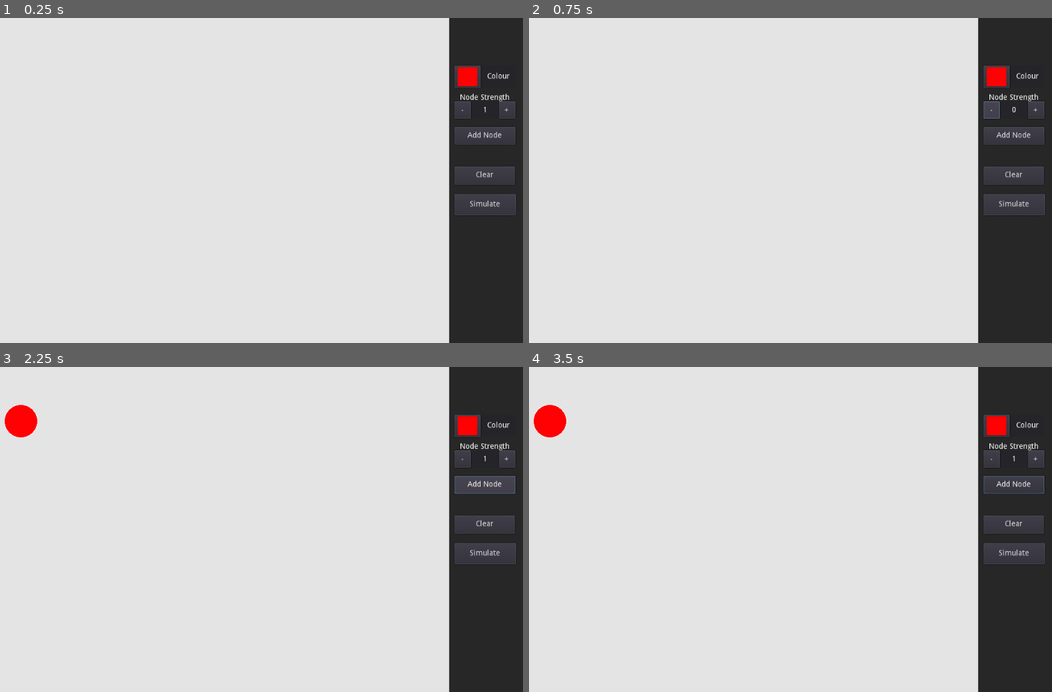
Above: before the commit, frames 1-4 (two rows, left to right).
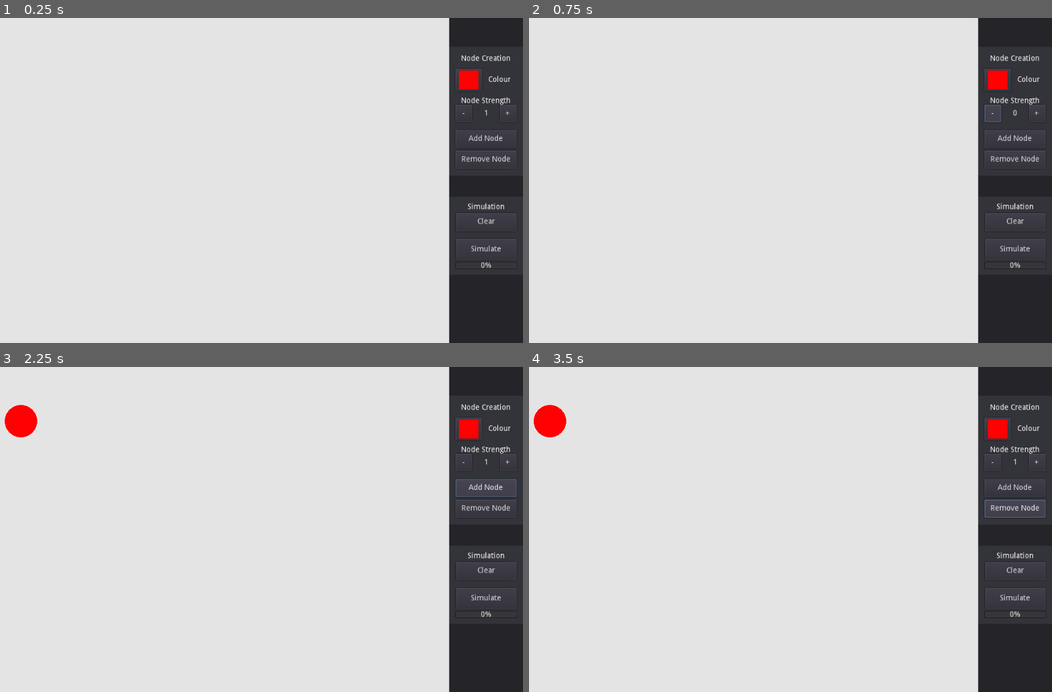
Above: after the commit, the same moments.

Repository: AngusJull/Charge-Simulation
Game: Godot game, scene res://Main Scene.tscn
The game is run twice, just before and just after one commit, with the same random seed, the same clock (stepped at 60 frames per second) and the same inputs.
Inputs (mouse positions are in pixels of both pictures, inside the frame that each line leads up to):
- Up to frame 1 (0.25 s): no input
- Up to frame 2 (0.75 s): click "-" at 0.5 s
- Up to frame 3 (2.25 s): click "+" at 1.25 s; click "Add Node" at 2 s
- Up to frame 4 (3.5 s): click (1015, 510) at 2.75 s, where only the run after the commit has a clickable "Remove Node"

The runs differ from the first frame. In frame 1, 2.7% of the frame differs, in the area x 86-99%, y 11-77%; in frame 2, 2.8%; in frame 3, 2.8%; in frame 4, 2.8%.

Commit message:
Major Tweaks, Some redesign
I made some major changes to how multithreading is done, added a couple new UI elements, did my best to speed up the code, and exported the new project. this charge simulation is done for now!

Diff:
--- a/Godot Creations/Node Manager.gd
+++ b/Godot Creations/Node Manager.gd
@@ -8,6 +8,7 @@
 
 func _ready():
 	$"../UI".connect("newNodeRequested", self, "on_UI_NodeRequest")
+	$"../UI".connect("nodeRemovalRequested", self, "on_UI_NodeRemove")
 
 
 func _process(_delta):
@@ -54,3 +55,12 @@
 position to that of the mouse"""
 func on_UI_NodeRequest(strength, colour):
 	createNode(strength, colour).position = Vector2(100, 100)
+
+func on_UI_NodeRemove():
+	if(selectedNode != null):
+		#removing the slected node from the list of nodes
+		nodes.erase(selectedNode)
+		#deleting the node
+		selectedNode.queue_free()
+		#unselecting the node
+		selectedNode = null
--- /dev/null
+++ b/Godot Creations/ProgressBar.gd
@@ -0,0 +1,4 @@
+extends ProgressBar
+
+func _process(_delta):
+	self.value = $"/root/MainScene/Simulation Manager/Simulator".progress
--- /dev/null
+++ b/Godot Creations/Secondary Pannel Style.tres
@@ -0,0 +1,4 @@
+[gd_resource type="StyleBoxFlat" format=2]
+
+[resource]
+bg_color = Color( 0.203461, 0.203461, 0.230469, 1 )
--- a/Godot Creations/Simulator.gd
+++ b/Godot Creations/Simulator.gd
@@ -6,10 +6,26 @@
 var screenTexture
 #Nodes will store the instantiated nodes in the game
 var nodes = []
+#Will store a copy of nodes when the simulation is running to stop changes to the data
+var nodesCopy = []
+
+var running = false
+var threadsFinished = 0
+var progress = 0
+#Stores the number of columns that have been filled so far
+var columnsFilled = 0
+
+#Mutex for threadsFinsihed
+var tfMutex
+#Mutex for columnsFilled
+var cfMutex
 
 var thread1
 var thread2
 var thread3
+
+var time1
+
 
 # Called when the node enters the scene tree for the first time.
 func _ready():
@@ -18,18 +34,43 @@
 	createScreen()
 	createScreenTexture()
 
+	tfMutex = Mutex.new()
+	cfMutex = Mutex.new()
 	thread1 = Thread.new()
 	thread2 = Thread.new()
 	thread3 = Thread.new()
 
 # warning-ignore:return_value_discarded
-	$"/root/MainScene/UI/Simulate Button".connect("startSimulation", self, "on_startSimulation")
+	$"/root/MainScene/UI/Simulation Block/Simulate Button".connect("startSimulation", self, "on_startSimulation")
 # warning-ignore:return_value_discarded
-	$"/root/MainScene/UI/Clear Screen".connect("pressed", self, "on_Clear_pressed")
+	$"/root/MainScene/UI/Simulation Block/Clear Screen".connect("pressed", self, "on_Clear_pressed")
+
+func _process(_delta):
+	if (running):
+		if (threadsDone()):
+			running = false
+			thread1.wait_to_finish()
+			thread2.wait_to_finish()
+			thread3.wait_to_finish()
+
+			screen.unlock()
+			#Creating the new texture and updating the draw function
+			createScreenTexture()
+			update()
+			print(float(OS.get_ticks_msec() - time1) / 1000.0)
+			progress = 100
+		else:
+			#Screen width multiplied by 3, since each thread (which there are three of) reports each column once
+			progress = (columnsFilled / float((OS.window_size.x - 68) * 3)) * 100
+
 
 func on_startSimulation():
+	if (running):
+		return
+	time1 = OS.get_ticks_msec()
 	#Getting the list of nodes
 	nodes = $"..".nodes
+	copyNodes()
 	#Deselecting the node which is selected
 	if ($"..".selectedNode != null):
 		$"..".selectedNode.selected = false
@@ -38,46 +79,40 @@
 	createScreen()
 	#Locking the screen so it can be written to, drawing on the screen, then unlocking it
 	screen.lock()
-	multithreadedDraw(20)
-	screen.unlock()
-	#Creating the new texture and updating the draw function
-	createScreenTexture()
-	update()
+	threadsFinished = 0
+	columnsFilled = 0
+	progress = 0
+	multithreadedDraw()
+
 
 #Partitions the screen into vertical elements, then starts two threads which split up the partitions.
-func multithreadedDraw(partitions):
-	if (nodes.size() != 0):
-		#The constant represents half the sidebar size, meaning the texture will go slightly over.
-		var xWidth = int((OS.window_size.x - 68) / partitions)
+func multithreadedDraw():
+	running = true
+	if (nodesCopy.size() != 0):
+		#The 68 represents half the sidebar size, meaning the texture will go slightly over.
+		var screenWidth = OS.window_size.x - 68
 		var screenHeight = OS.window_size.y
-		var partition = 0
-		while (partition < partitions):
-			#Starting the first thread, incrementing the partition number
-			thread1.start(self, "threadCalculatePixels", [Vector2(xWidth * partition, 0), Vector2(xWidth * partition + xWidth, screenHeight)])
-			partition += 1
-			#Checking if there are more partitions to take care of
-			if (partition < partitions):
-				thread2.start(self, "threadCalculatePixels", [Vector2(xWidth * partition, 0), Vector2(xWidth * partition + xWidth, screenHeight)])
-				partition += 1
-			if (partition < partitions):
-				thread3.start(self, "threadCalculatePixels", [Vector2(xWidth * partition, 0), Vector2(xWidth * partition + xWidth, screenHeight)])
-				partition += 1
-			#Putting the main thread to work as well, since it would be idle anyways
-			if (partition < partitions):
-				threadCalculatePixels([Vector2(xWidth * partition, 0), Vector2(xWidth * partition + xWidth, screenHeight)])
-				partition += 1
-			#Joining the threads, as their work is now done. It would be nice to only have to do this after, but godot's support for multithreading is bad
-			thread1.wait_to_finish()
-			thread2.wait_to_finish()
-			thread3.wait_to_finish()
+		#Starting threads, passing data as a single array
+		thread1.start(self, "threadCalculatePixels", [screenWidth, screenHeight, 3, 0])
+		thread2.start(self, "threadCalculatePixels", [screenWidth, screenHeight, 3, 1])
+		thread3.start(self, "threadCalculatePixels", [screenWidth, screenHeight, 3, 2])
 
+#Thread function, arguments are [0] -> screen width, [1] -> screen height, [2] -> number of threads, [3] -> place (how many pixels to offset by)
+#Skips the number of threads in the y direction every itteration, meaning that each thread should fill one pixel in a 1x3 vertical line
+func threadCalculatePixels(args):
+	for x in range(0, args[0]):
+		for y in range(args[3], args[1], args[2]):
+			screen.set_pixel(x, y, calculatePixel(Vector2(x, y)))
+		cfMutex.lock()
+		columnsFilled += 1
+		cfMutex.unlock()
+	tfMutex.lock()
+	threadsFinished += 1
+	tfMutex.unlock()
 
-#Thread function, coordinates is a 1d array with two vector2s in it. The method calculates pixels from the first
-#vector2 to the second vector2, not inclusive of the second coordinates. The method writes to the "screen" immediately
-func threadCalculatePixels(coordinates):
-	for x in range(coordinates[0].x, coordinates[1].x):
-		for y in range(coordinates[0].y, coordinates[1].y):
-			screen.set_pixel(x, y, calculatePixel(Vector2(x, y)))
+func threadsDone():
+	if (threadsFinished == 3):
+		return true
 
 #Clears the screen
 func on_Clear_pressed():
@@ -101,7 +136,7 @@
 
 #Calculating where a pixel will end up, then colouring it depending on which node it touches
 func calculatePixel(position: Vector2) -> Color:
-	if (nodes.size() < 1):
+	if (nodesCopy.size() < 1):
 		return Color(0.0, 0.0, 0.0, 0.0)
 
 	var velocity = Vector2.ZERO
@@ -119,12 +154,14 @@
 		velocity += calculateNetForce(position)
 		velocity = velocity.clamped(closestNodeDst)
 		position += velocity
+		if ((position.x > OS.window_size.x || position.y > OS.window_size.y) || (position.x < 0 || position.y < 0)):
+			break
 	#Returns nothing if no node is found
 	return Color(0.0, 0.0, 0.0, 0.0)
 
 #Loops through the pixels on the screen and sets their colour to the returned value of calculatepixel
 func drawScreen():
-	if (nodes.size() != 0):
+	if (nodesCopy.size() != 0):
 		for y in range(0, screen.get_height()):
 			#The constant represents the sidebar size
 			for x in range(0, screen.get_width() - 136):
@@ -133,8 +170,8 @@
 #Calculates the net force acting on a pixel from the nodes, divides the distance vector by 1000 to make distances reasonable
 func calculateNetForce(pos: Vector2) -> Vector2:
 	var netForce = Vector2(0, 0)
-	for node in nodes:
-		var vectorTo = (node.position - pos) / 1000
+	for node in nodesCopy:
+		var vectorTo = (node.position - pos) / 1000.0
 		if (vectorTo.length_squared() == 0):
 			continue
 		netForce += vectorTo.normalized() * (node.nodeStrength / (vectorTo.length_squared()))
@@ -142,11 +179,20 @@
 
 #Calculates which node is closest
 func closestNode(pos: Vector2) -> SimulationNode:
-	var closestNode = nodes[0]
-	var distance = nodes[0].position.distance_squared_to(pos)
-	for node in nodes:
+	var closestNode = nodesCopy[0]
+	var distance = nodesCopy[0].position.distance_squared_to(pos)
+	for node in nodesCopy:
 		var dist = node.position.distance_squared_to(pos)
 		if (dist < distance):
 			closestNode = node
 			distance = dist
 	return closestNode
+
+func copyNodes():
+	var temp
+	nodesCopy.clear()
+	for node in nodes:
+		nodesCopy.push_back(SimulationNode.new(node.nodeStrength, node.colour))
+		temp = nodesCopy.back()
+		temp.position = node.position
+		temp.visible = false
--- a/Godot Creations/UI Controller.gd
+++ b/Godot Creations/UI Controller.gd
@@ -1,10 +1,15 @@
 extends Control
 
 signal newNodeRequested
+signal nodeRemovalRequested
 
 func _ready():
-	$"Add Node".connect("pressed", self, "on_AddNode_pressed")
+	$"Creation Block/Add Node".connect("pressed", self, "on_AddNode_pressed")
+	$"Creation Block/Remove Node".connect("pressed", self, "on_RemoveNode_pressed")
 
 func on_AddNode_pressed():
-	emit_signal("newNodeRequested", $"Node Strength".currentValue,
-				$"Colour Chooser/NodeColour".color)
+	emit_signal("newNodeRequested", $"Creation Block/Node Strength".currentValue,
+				$"Creation Block/Colour Chooser/NodeColour".color)
+
+func on_RemoveNode_pressed():
+	emit_signal("nodeRemovalRequested")
--- a/Godot Creations/User Interface.tscn
+++ b/Godot Creations/User Interface.tscn
@@ -1,18 +1,26 @@
-[gd_scene load_steps=5 format=2]
+[gd_scene load_steps=8 format=2]
 
 [ext_resource path="res://Node Strength.gd" type="Script" id=1]
 [ext_resource path="res://Simulate Button.gd" type="Script" id=2]
 [ext_resource path="res://UI Controller.gd" type="Script" id=3]
+[ext_resource path="res://Secondary Pannel Style.tres" type="StyleBox" id=4]
+[ext_resource path="res://ProgressBar.gd" type="Script" id=5]
 
 [sub_resource type="StyleBoxFlat" id=1]
-bg_color = Color( 0.156863, 0.156863, 0.156863, 1 )
-border_color = Color( 0.239216, 0.239216, 0.239216, 1 )
+bg_color = Color( 0.145098, 0.145098, 0.164706, 1 )
+border_color = Color( 0.223529, 0.223529, 0.223529, 1 )
+
+[sub_resource type="Theme" id=2]
+Panel/styles/panel = null
 
 [node name="UI" type="Control"]
 anchor_left = 1.0
 anchor_right = 1.0
 anchor_bottom = 1.0
-margin_left = -1024.0
+margin_left = -1024.5
+margin_top = 0.168945
+margin_right = -0.5
+margin_bottom = 0.168945
 script = ExtResource( 3 )
 __meta__ = {
 "_edit_use_anchors_": false
@@ -22,27 +30,117 @@
 anchor_left = 1.0
 anchor_right = 1.0
 anchor_bottom = 1.0
-margin_left = -136.0
+margin_left = -135.0
+margin_top = -1.0
+margin_right = 1.0
 custom_styles/panel = SubResource( 1 )
 __meta__ = {
 "_edit_use_anchors_": false
 }
 
-[node name="Node Strength" type="Panel" parent="."]
-anchor_left = 1.0
-anchor_top = 0.5
-anchor_right = 1.0
-anchor_bottom = 0.5
-margin_left = -126.0
-margin_top = -146.15
-margin_right = -14.0
-margin_bottom = -114.15
+[node name="Creation Block" type="Panel" parent="."]
+anchor_left = 1.0
+anchor_top = 0.5
+anchor_right = 1.0
+anchor_bottom = 0.5
+margin_left = -135.0
+margin_top = -247.0
+margin_right = 1.0
+margin_bottom = -9.0
+theme = SubResource( 2 )
+custom_styles/panel = ExtResource( 4 )
+__meta__ = {
+"_edit_use_anchors_": false
+}
+
+[node name="Label" type="Label" parent="Creation Block"]
+anchor_left = 1.0
+anchor_top = 0.5
+anchor_right = 1.0
+anchor_bottom = 0.5
+margin_left = -113.809
+margin_top = -104.191
+margin_right = -22.8093
+margin_bottom = -90.1907
+text = "Node Creation"
+__meta__ = {
+"_edit_use_anchors_": false
+}
+
+[node name="Colour Chooser" type="Panel" parent="Creation Block"]
+anchor_left = 1.0
+anchor_top = 0.5
+anchor_right = 1.0
+anchor_bottom = 0.5
+margin_left = -124.0
+margin_top = -78.0
+margin_right = -12.0
+margin_bottom = -38.0
+custom_styles/panel = ExtResource( 4 )
+__meta__ = {
+"_edit_use_anchors_": false
+}
+
+[node name="NodeColour" type="ColorPickerButton" parent="Creation Block/Colour Chooser"]
+margin_right = 48.0
+margin_bottom = 41.0
+color = Color( 1, 0, 0.0156863, 1 )
+edit_alpha = false
+__meta__ = {
+"_edit_use_anchors_": false
+}
+
+[node name="Label" type="Label" parent="Creation Block/Colour Chooser"]
+margin_left = 60.416
+margin_top = 13.416
+margin_right = 101.416
+margin_bottom = 27.416
+text = "Colour"
+
+[node name="Add Node" type="Button" parent="Creation Block"]
+anchor_left = 1.0
+anchor_top = 0.5
+anchor_right = 1.0
+anchor_bottom = 0.5
+margin_left = -124.0
+margin_top = 35.2279
+margin_right = -12.0
+margin_bottom = 68.2279
+text = "Add Node"
+__meta__ = {
+"_edit_use_anchors_": false
+}
+
+[node name="Remove Node" type="Button" parent="Creation Block"]
+anchor_left = 1.0
+anchor_top = 0.5
+anchor_right = 1.0
+anchor_bottom = 0.5
+margin_left = -124.0
+margin_top = 73.0255
+margin_right = -12.0
+margin_bottom = 106.026
+text = "Remove Node"
+__meta__ = {
+"_edit_use_anchors_": false
+}
+
+[node name="Node Strength" type="Panel" parent="Creation Block"]
+anchor_left = 1.0
+anchor_top = 0.5
+anchor_right = 1.0
+anchor_bottom = 0.5
+margin_left = -124.0
+margin_top = -12.15
+margin_right = -12.0
+margin_bottom = 19.85
+custom_styles/panel = ExtResource( 4 )
 script = ExtResource( 1 )
 __meta__ = {
 "_edit_use_anchors_": false
 }
 
-[node name="Value" type="Label" parent="Node Strength"]
+[node name="Value" type="Label" parent="Creation Block/Node Strength"]
 margin_left = 8.0
 margin_right = 104.0
 margin_bottom = 32.0
@@ -53,7 +151,7 @@
 "_edit_use_anchors_": false
 }
 
-[node name="Title" type="Label" parent="Node Strength"]
+[node name="Title" type="Label" parent="Creation Block/Node Strength"]
 margin_left = 8.0
 margin_top = -16.15
 margin_right = 104.0
@@ -65,7 +163,7 @@
 "_edit_use_anchors_": false
 }
 
-[node name="Minus" type="Button" parent="Node Strength"]
+[node name="Minus" type="Button" parent="Creation Block/Node Strength"]
 anchor_left = 1.0
 anchor_top = 0.5
 anchor_right = 1.0
@@ -79,7 +177,7 @@
 "_edit_use_anchors_": false
 }
 
-[node name="Plus" type="Button" parent="Node Strength"]
+[node name="Plus" type="Button" parent="Creation Block/Node Strength"]
 anchor_left = 1.0
 anchor_top = 0.5
 anchor_right = 1.0
@@ -93,73 +191,74 @@
 "_edit_use_anchors_": false
 }
 
-[node name="Colour Chooser" type="Panel" parent="."]
-anchor_left = 1.0
-anchor_top = 0.5
-anchor_right = 1.0
-anchor_bottom = 0.5
-margin_left = -126.0
-margin_top = -212.0
-margin_right = -14.0
-margin_bottom = -172.0
-__meta__ = {
-"_edit_use_anchors_": false
-}
-
-[node name="NodeColour" type="ColorPickerButton" parent="Colour Chooser"]
-margin_right = 48.0
-margin_bottom = 41.0
-color = Color( 1, 0, 0.0156863, 1 )
-edit_alpha = false
-__meta__ = {
-"_edit_use_anchors_": false
-}
-
-[node name="Label" type="Label" parent="Colour Chooser"]
-margin_left = 60.416
-margin_top = 13.416
-margin_right = 101.416
-margin_bottom = 27.416
-text = "Colour"
-
-[node name="Simulate Button" type="Button" parent="."]
-anchor_left = 1.0
-anchor_top = 0.5
-anchor_right = 1.0
-anchor_bottom = 0.5
-margin_left = -126.0
-margin_top = 24.6872
-margin_right = -13.0
-margin_bottom = 63.6872
+[node name="Simulation Block" type="Panel" parent="."]
+anchor_left = 1.0
+anchor_top = 0.5
+anchor_right = 1.0
+anchor_bottom = 0.5
+margin_left = -135.0
+margin_top = 30.0
+margin_right = 1.0
+margin_bottom = 174.0
+theme = SubResource( 2 )
+custom_styles/panel = ExtResource( 4 )
+__meta__ = {
+"_edit_use_anchors_": false
+}
+
+[node name="Label" type="Label" parent="Simulation Block"]
+anchor_left = 1.0
+anchor_top = 0.5
+anchor_right = 1.0
+anchor_bottom = 0.5
+margin_left = -102.0
+margin_top = -60.0
+margin_right = -32.0
+margin_bottom = -45.0
+text = "Simulation"
+__meta__ = {
+"_edit_use_anchors_": false
+}
+
+[node name="Simulate Button" type="Button" parent="Simulation Block"]
+anchor_left = 1.0
+anchor_top = 0.5
+anchor_right = 1.0
+anchor_bottom = 0.5
+margin_left = -123.437
+margin_top = 6.46545
+margin_right = -12.4365
+margin_bottom = 45.4655
 text = "Simulate"
 script = ExtResource( 2 )
 __meta__ = {
 "_edit_use_anchors_": false
 }
 
-[node name="Add Node" type="Button" parent="."]
-anchor_left = 1.0
-anchor_top = 0.5
-anchor_right = 1.0
-anchor_bottom = 0.5
-margin_left = -126.0
-margin_top = -98.7721
-margin_right = -14.0
-margin_bottom = -65.7721
-text = "Add Node"
-__meta__ = {
-"_edit_use_anchors_": false
-}
-
-[node name="Clear Screen" type="Button" parent="."]
-anchor_left = 1.0
-anchor_top = 0.5
-anchor_right = 1.0
-anchor_bottom = 0.5
-margin_left = -126.0
-margin_top = -26.4072
-margin_right = -15.0
-margin_bottom = 7.59277
+[node name="ProgressBar" type="ProgressBar" parent="Simulation Block"]
+anchor_left = 1.0
+anchor_top = 0.5
+anchor_right = 1.0
+anchor_bottom = 0.5
+margin_left = -125.0
+margin_top = 48.0
+margin_right = -10.0
+margin_bottom = 62.0
+max_value = 100.0
+script = ExtResource( 5 )
+__meta__ = {
+"_edit_use_anchors_": false
+}
+
+[node name="Clear Screen" type="Button" parent="Simulation Block"]
+anchor_left = 1.0
+anchor_top = 0.5
+anchor_right = 1.0
+anchor_bottom = 0.5
+margin_left = -123.325
+margin_top = -42.2572
+margin_right = -12.3248
+margin_bottom = -8.2572
 text = "Clear"
 __meta__ = {
 "_edit_use_anchors_": false
Not shown, changed: Godot Creations/export_presets.cfg
Not shown, added: Godot Creations/Charge Simulation.exe
Not shown, added: Godot Creations/Charge Simulation.pck
Not shown, added: Godot Creations/Particle Simulation V3.exe
Not shown, added: Godot Creations/Particle Simulation V3.pck
